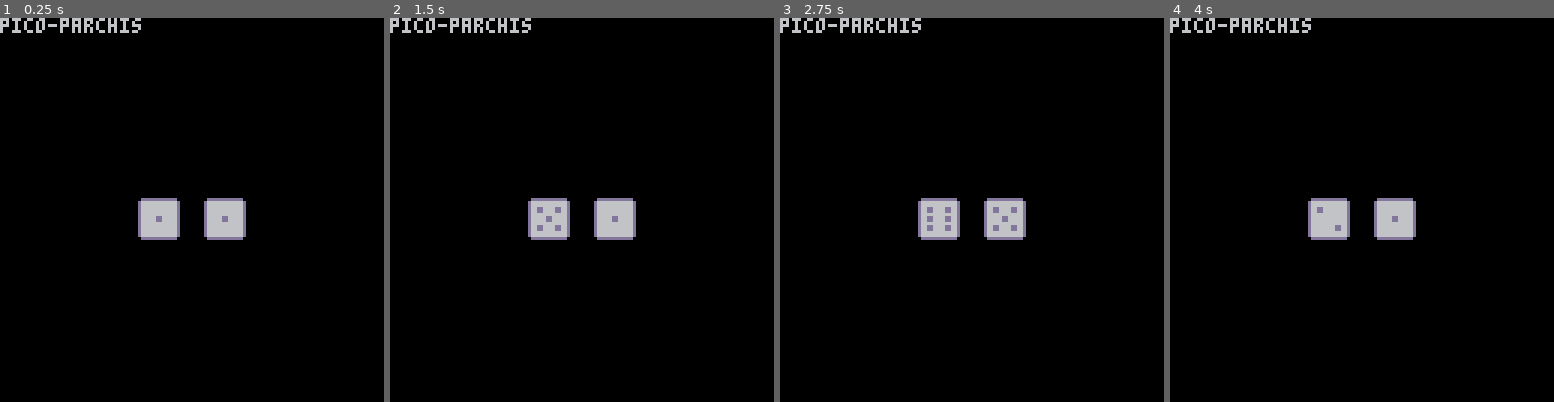
Above: before the commit, frames 1-4 (left to right).
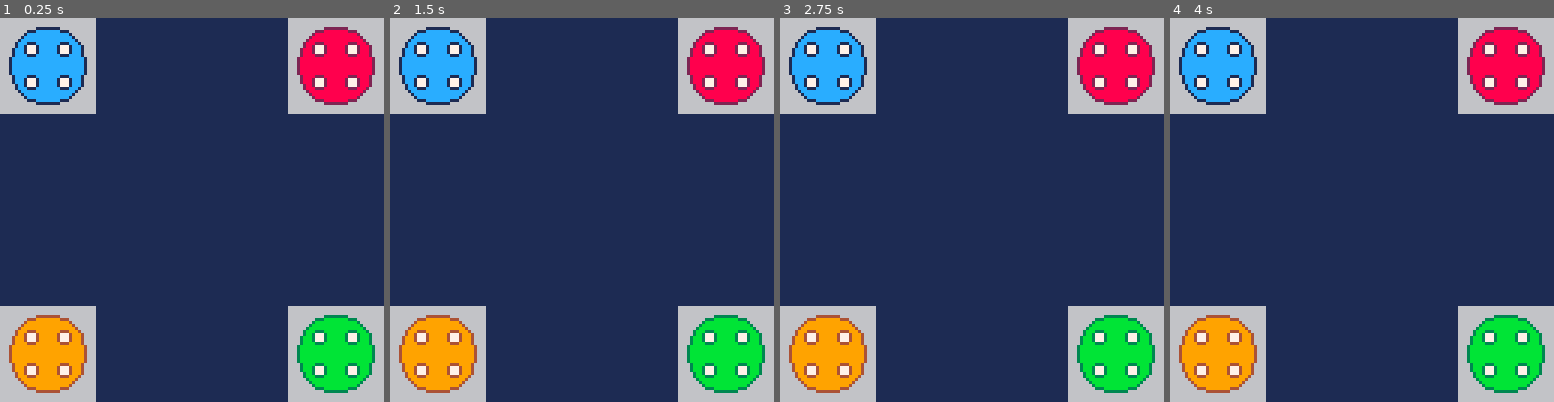
Above: after the commit, the same moments.

Repository: rhonniel/pico-parchis
Game: PICO-8 cartridge parchis.p8
The game is run twice, just before and just after one commit, with the same random seed, the same clock (stepped at 60 frames per second) and the same inputs.
Inputs:
- Up to frame 1 (0.25 s): no input
- Up to frame 2 (1.5 s): tap X (X key) at 0.33, 1.07 s
- Up to frame 3 (2.75 s): tap X (X key) at 1.85 s
- Up to frame 4 (4 s): tap X (X key) at 2.97 s

The runs differ from the first frame. In frame 1, 100% of the frame differs, in the area x 0-100%, y 0-100%; in frame 2, 100%; in frame 3, 100%; in frame 4, 100%.

Commit message:
feat: add board and paint houses

Diff:
--- /dev/null
+++ b/board.lua
@@ -0,0 +1,33 @@
+function make_board()
+  local board={}
+end
+
+function draw_board()
+  draw_house(0, 0, "blue")
+  draw_house(128-(4*8), 0, "red")
+  draw_house(0, 128-(4*8), "orange")
+  draw_house(128-(4*8), 128-(4*8), "green")
+end
+
+-- house code
+function draw_house(x, y, color)
+  local o_fill = 12
+  local o_outline = 1
+  local h_fill = o_fill
+  local h_outline = o_outline
+
+  if color == "red" then
+    h_fill=8
+    h_outline=2
+  elseif color == "green" then
+    h_fill=11
+    h_outline=3
+  elseif color == "orange" then
+    h_fill=9
+    h_outline=4
+  end
+
+  pal(o_fill, h_fill)
+  pal(o_outline, h_outline)
+  spr(64, x, y, 4, 4)
+end
--- a/game.lua
+++ b/game.lua
@@ -21,8 +21,9 @@
 end
 
 function _draw()
-  cls()
-  print("pico-parchis")
-  first_dice:draw(45, 59)
-  second_dice:draw(67, 59)
+  cls(1)
+  -- print("pico-parchis")
+  -- first_dice:draw(45, 59)
+  -- second_dice:draw(67, 59)
+  draw_board()
 end
--- a/parchis.p8
+++ b/parchis.p8
@@ -6,6 +6,7 @@
 
 #include game.lua
 #include dice.lua
+#include board.lua
 
 
 
Not shown, changed: 41 lines of the sprite sheet (__gfx__) section of parchis.p8
